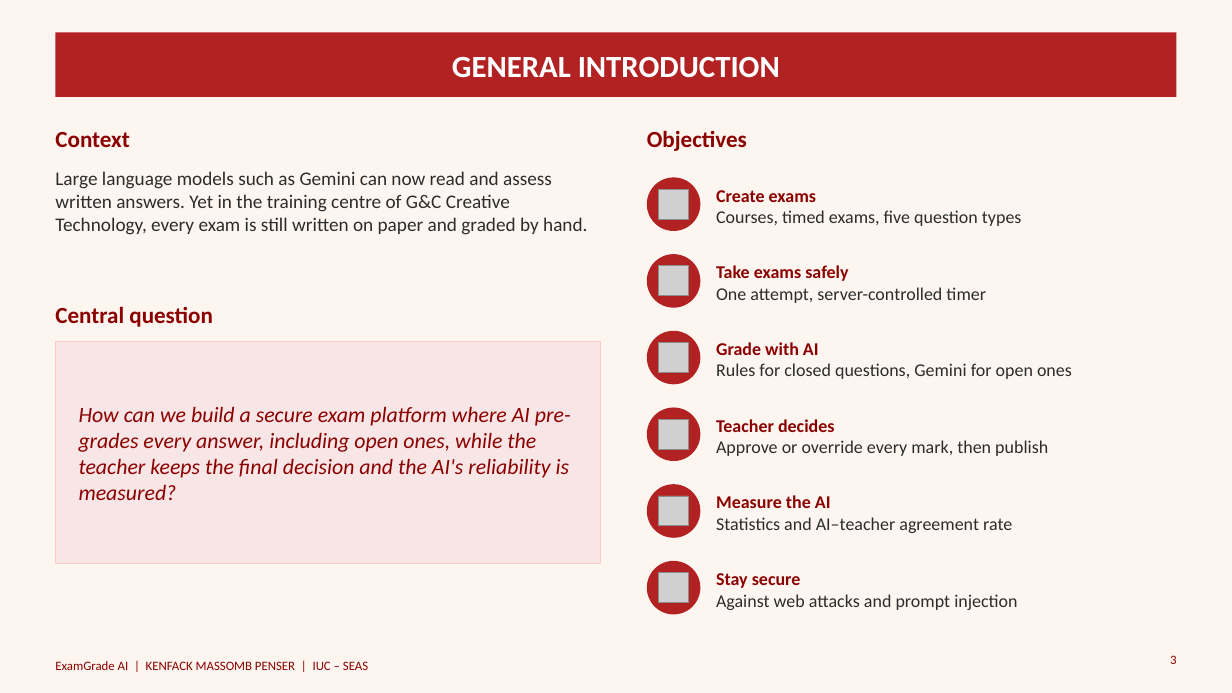
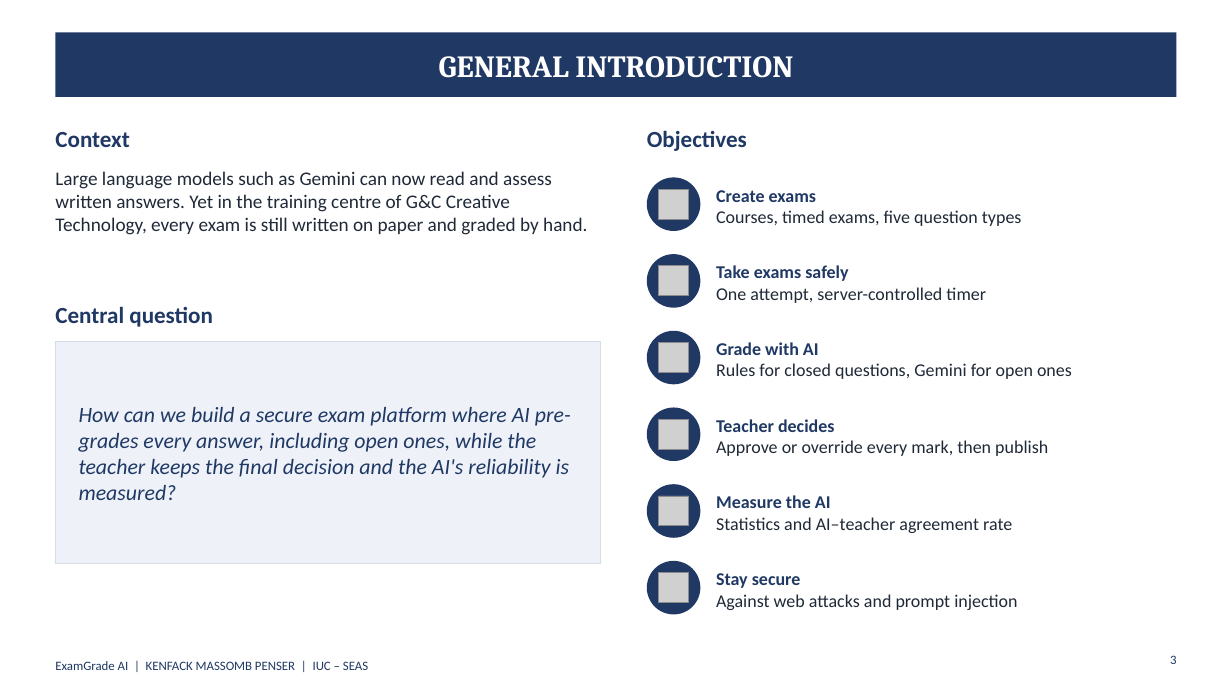
Before and after one commit to penser-kenfack/central, a slide deck: slide 3 of presentations/ExamGrade_AI_Defence_v2.pptx. Drawn at 1232x693 pixels with LibreOffice and Linux fonts; fonts in the diff are those of the drawing; grey boxes stand for pictures. Boxes give left, top, right and bottom in pixels: in the first picture for what was removed or moved away, otherwise in the second. Text is boxed around its words. In the diff, an @@ line names an element or a change of style, - is before the commit and + after.

```diff
--- a/presentations/ExamGrade_AI_Defence_v2.pptx
+++ b/presentations/ExamGrade_AI_Defence_v2.pptx
@@ background #FDF6F0 to #FFFFFF @@
@@ title "GENERAL INTRODUCTION" at box(439, 56, 793, 78): font Calibri to Cambria @@
@@ fill #B22222 to #1F3864 in 7 elements at box(647, 177, 701, 231), box(647, 254, 701, 308), box(647, 331, 701, 384), box(647, 408, 701, 461), box(647, 484, 701, 538), box(647, 561, 701, 615), box(55, 32, 1177, 97) @@
@@ text "Large language models such as ..." at box(55, 171, 587, 235): text colour #2C2C2C to #1F2937 @@
@@ text "Create exams" at box(716, 190, 1022, 226): text colour #8B0000 to #1F3864 in "Create exams"; text colour #2C2C2C to #1F2937 in "Courses, timed exams, five question types" @@
@@ text "Take exams safely" at box(716, 265, 986, 303): text colour #8B0000 to #1F3864 in "Take exams safely"; text colour #2C2C2C to #1F2937 in "One attempt, server-controlled timer" @@
@@ text "Grade with AI" at box(716, 342, 1072, 379): text colour #8B0000 to #1F3864 in "Grade with AI"; text colour #2C2C2C to #1F2937 in "Rules for closed questions, Gemini for open ..." @@
@@ rectangle at box(55, 342, 601, 564): fill #F8E5E5 to #EEF2F8; outline #FFCCCC 0.75 pt to #D5DCE8 0.75 pt @@
@@ text "Teacher decides" at box(716, 419, 1048, 456): text colour #8B0000 to #1F3864 in "Teacher decides"; text colour #2C2C2C to #1F2937 in "Approve or override every mark, then publish" @@
@@ text "Measure the AI" at box(716, 495, 1012, 533): text colour #8B0000 to #1F3864 in "Measure the AI"; text colour #2C2C2C to #1F2937 in "Statistics and AI–teacher agreement rate" @@
@@ text "Stay secure" at box(716, 573, 1017, 610): text colour #8B0000 to #1F3864 in "Stay secure"; text colour #2C2C2C to #1F2937 in "Against web attacks and prompt injection" @@
@@ text colour #8B0000 to #1F3864 in 6 elements at box(55, 132, 129, 147), box(55, 306, 213, 327), box(79, 407, 571, 500), box(647, 130, 747, 151), box(1170, 655, 1176, 664), box(55, 661, 368, 670) @@
```
Also in this commit, not shown: 14 other slides changed.
